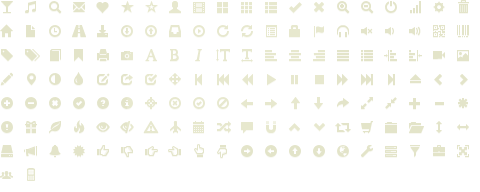
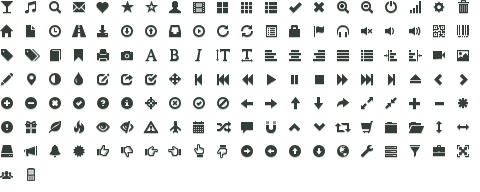
Comparing the layer stacks of the two w=480, h=192 images. Changes:
hid group "PAPER" (3 layers) over [left=0, top=0, right=469, bottom=181]
added group "PAPER-71" with 3 layers above "GREEN" over [left=0, top=0, right=469, bottom=181]
added layer "Capa 0" (2nd of 4, in "PAPER-71") in group "PAPER-71" over [left=0, top=0, right=469, bottom=159]
added layer "glyphicons_139_phone" (2nd of 4, in "PAPER-71") in group "PAPER-71" over [left=27, top=168, right=35, bottom=181]
added layer "glyphicons_043_group" (2nd of 4, in "PAPER-71") in group "PAPER-71" over [left=0, top=171, right=13, bottom=179]
